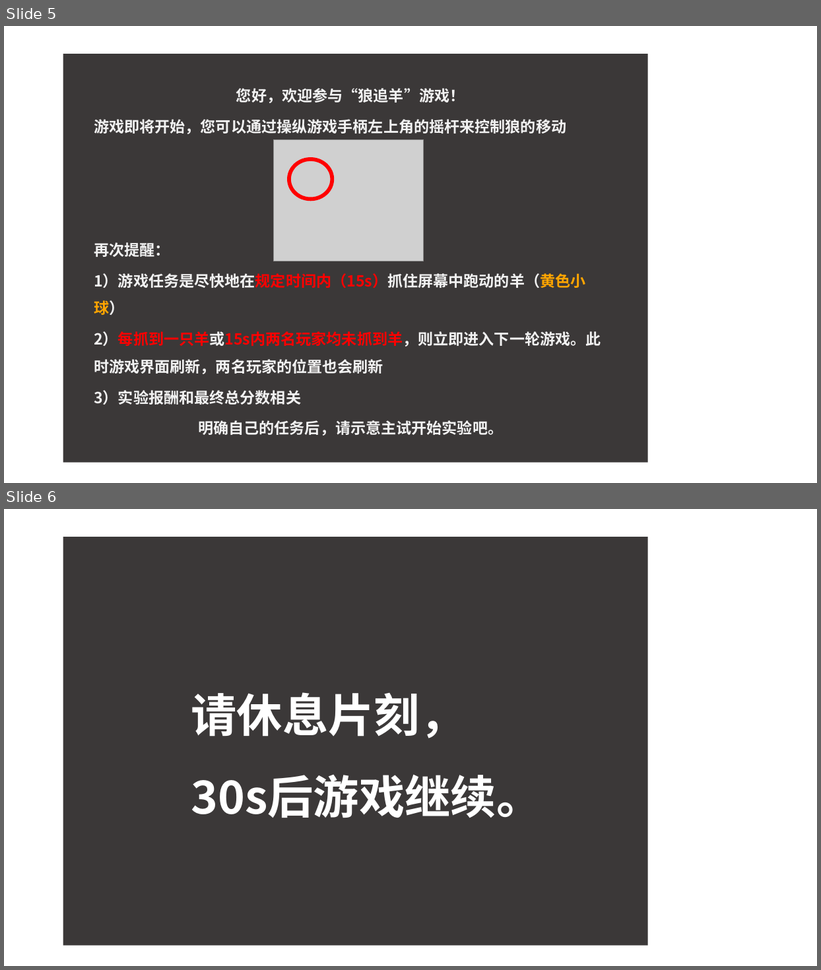
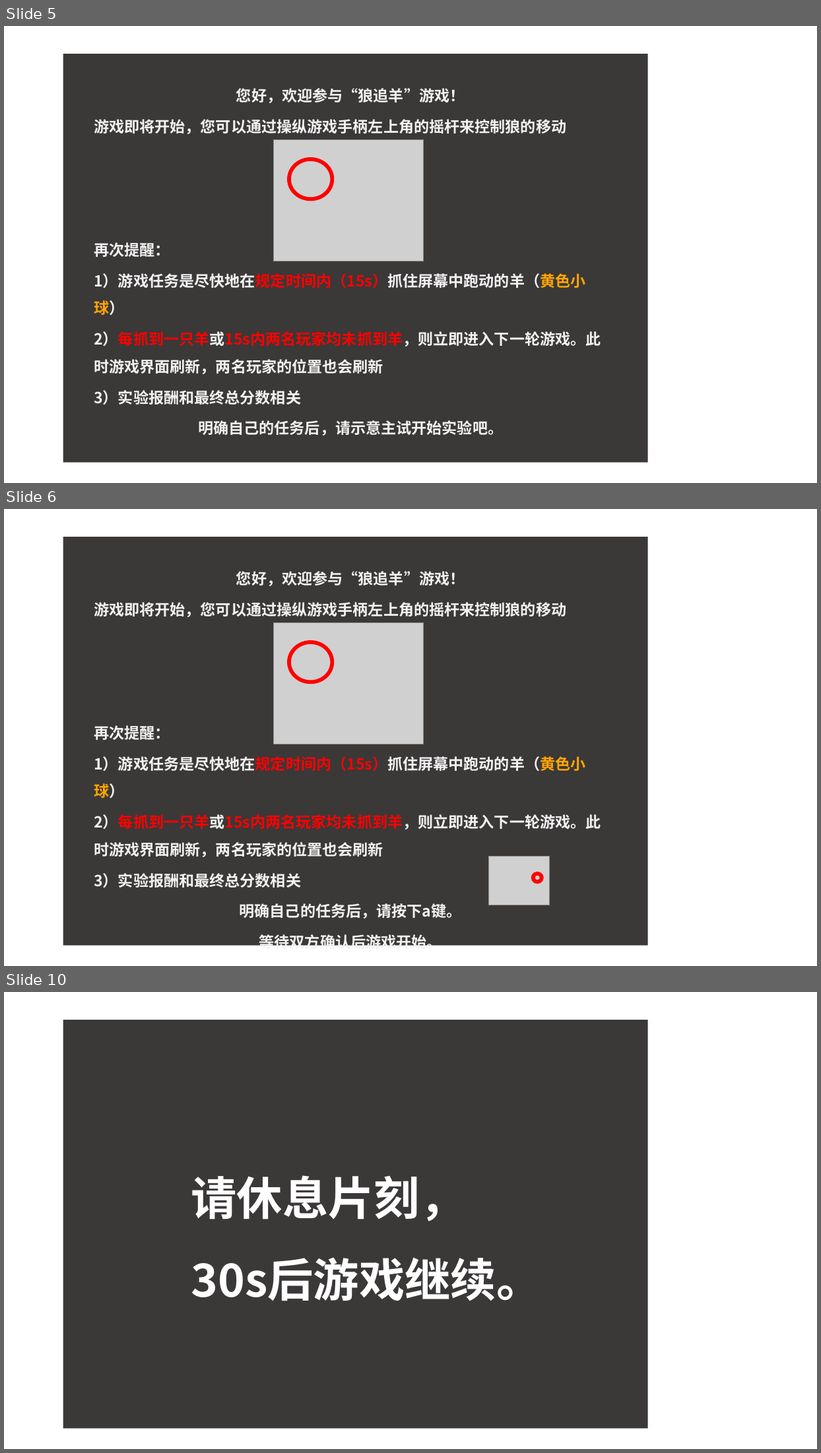
Before and after one commit to ChenyaGu/imagineWeCooperation, a slide deck: pictures/introduction.pptx. Shown one above the other, each under a label of ours: slides 5 and 6 before the commit, slides 5, 6 and 10 after it; the slides between them are not shown. The pictures are 821x970 and 821x1453 pixels, drawn with LibreOffice and Linux fonts; fonts in the diff are those of the drawing; grey boxes stand for pictures. Boxes give left, top, right and bottom in pixels: in the first picture for what was removed or moved away, otherwise in the second. Text is boxed around its words. In the diff, an @@ line names an element or a change of style, - is before the commit and + after.

```diff
--- a/pictures/introduction.pptx
+++ b/pictures/introduction.pptx
@@ slide 6 added at (4, 509, 817, 966), background #FFFFFF @@
@@ group added at (63, 537, 648, 947): 2 pictures, 2 ellipses, 1 rectangle, 1 text @@
+您好，欢迎参与“狼追羊”游戏！
+游戏即将开始，您可以通过操纵游戏手柄左上角的摇杆来控制狼的移动
+再次提醒：
+1）游戏任务是尽快地在规定时间内（15s）抓住屏幕中跑动的羊（黄色小球）
+2）每抓到一只羊或15s内两名玩家均未抓到羊，则立即进入下一轮游戏。此时游戏界面刷新，两名玩家的位置也会刷新
+3）实验报酬和最终总分数相关
+明确自己的任务后，请按下a键。
+等待双方确认后游戏开始。
@@ what was slide 6 is now slide 10 @@
```
Also in this commit, not shown: 3 other slides added, 9 other files.
